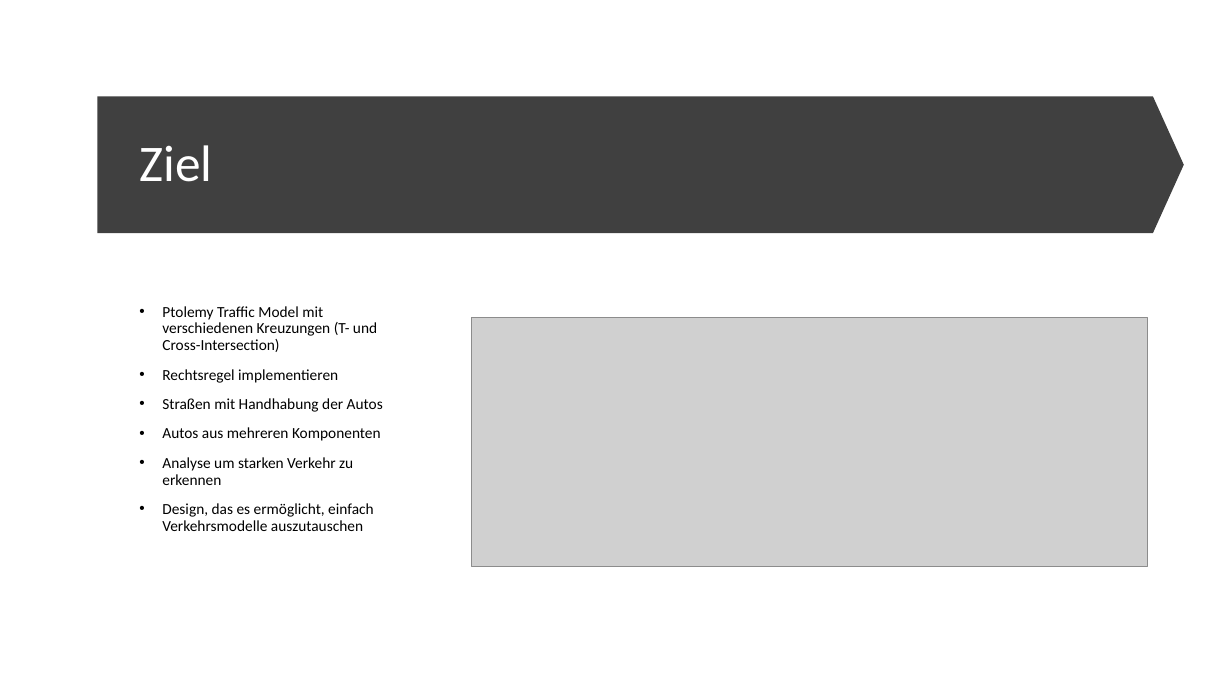
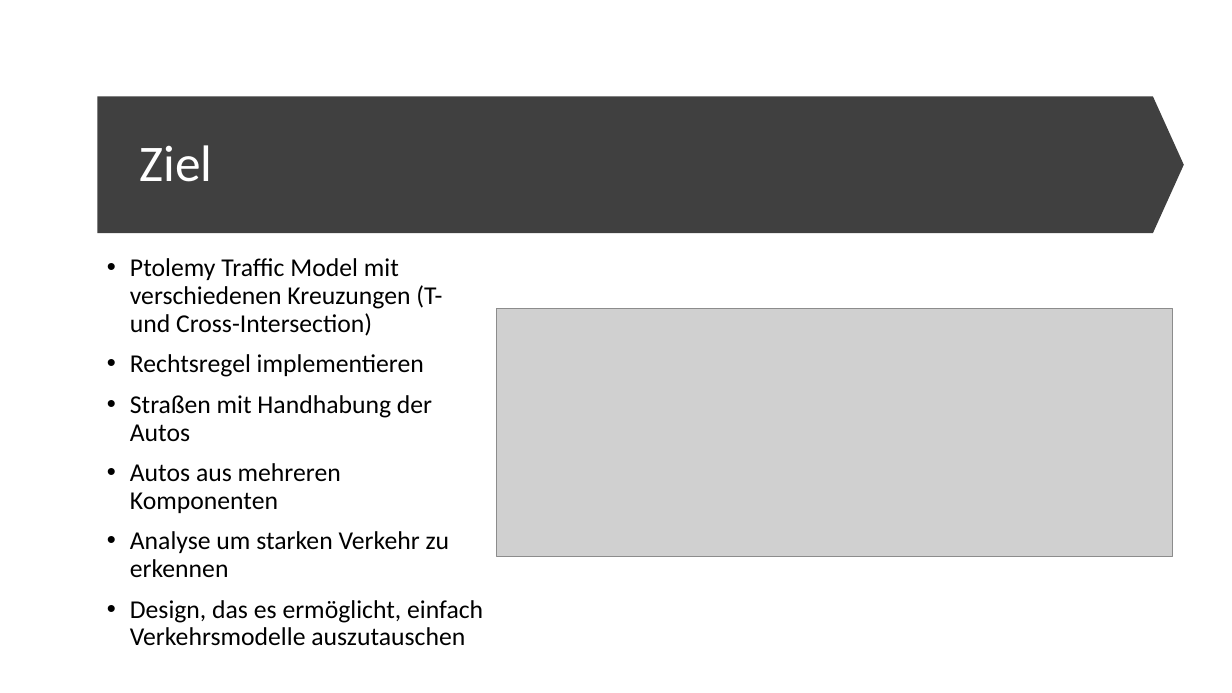
Before and after one commit to code-drey/car_simulation, a slide deck: slide 2 of Presentation/Traffic-flow-modeling-and-analysis.pptx. Drawn at 1232x693 pixels with LibreOffice and Linux fonts; fonts in the diff are those of the drawing; grey boxes stand for pictures. Boxes give left, top, right and bottom in pixels: in the first picture for what was removed or moved away, otherwise in the second. Text is boxed around its words. In the diff, an @@ line names an element or a change of style, - is before the commit and + after.

```diff
--- a/Presentation/Traffic-flow-modeling-and-analysis.pptx
+++ b/Presentation/Traffic-flow-modeling-and-analysis.pptx
@@ text "Ptolemy Traffic Model mit verschiedenen ...": place and size @@
-text "Ptolemy Traffic Model mit verschiedenen ..." at (162,306,383,531)
+text "Ptolemy Traffic Model mit verschiedenen ..." at (130,258,483,646)
@@ text "Ptolemy Traffic Model mit verschiedenen ..." at (130,258,483,646): size 12 to 20 pt @@
@@ picture: place and size @@
-picture at (471,318,1148,567)
+picture at (496,309,1173,557)
```
Also in this commit, not shown: 1 other slide changed.
